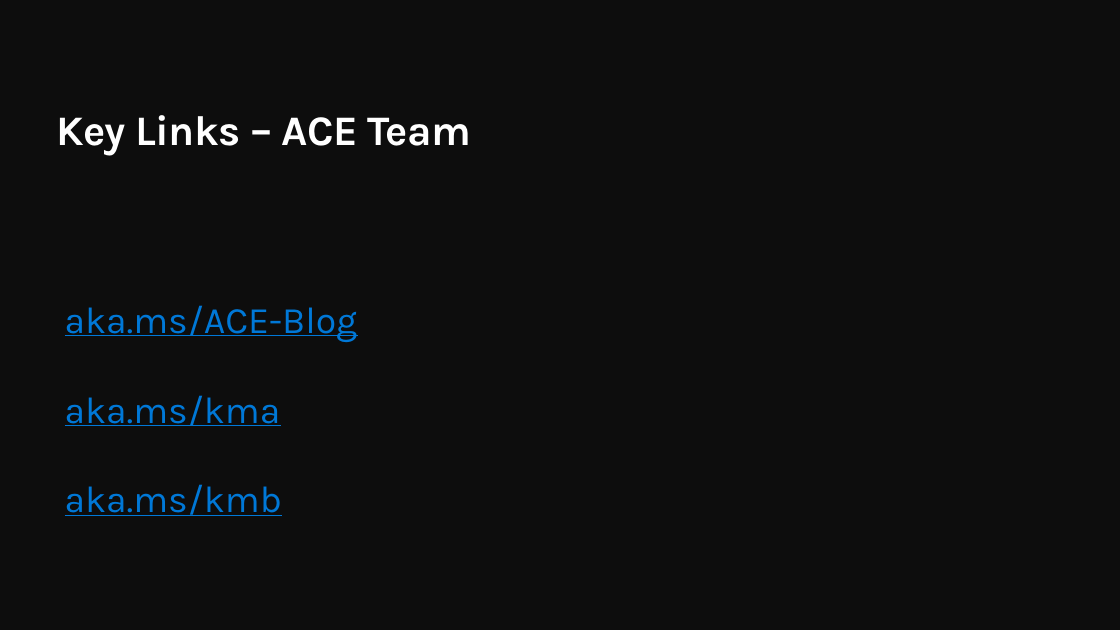
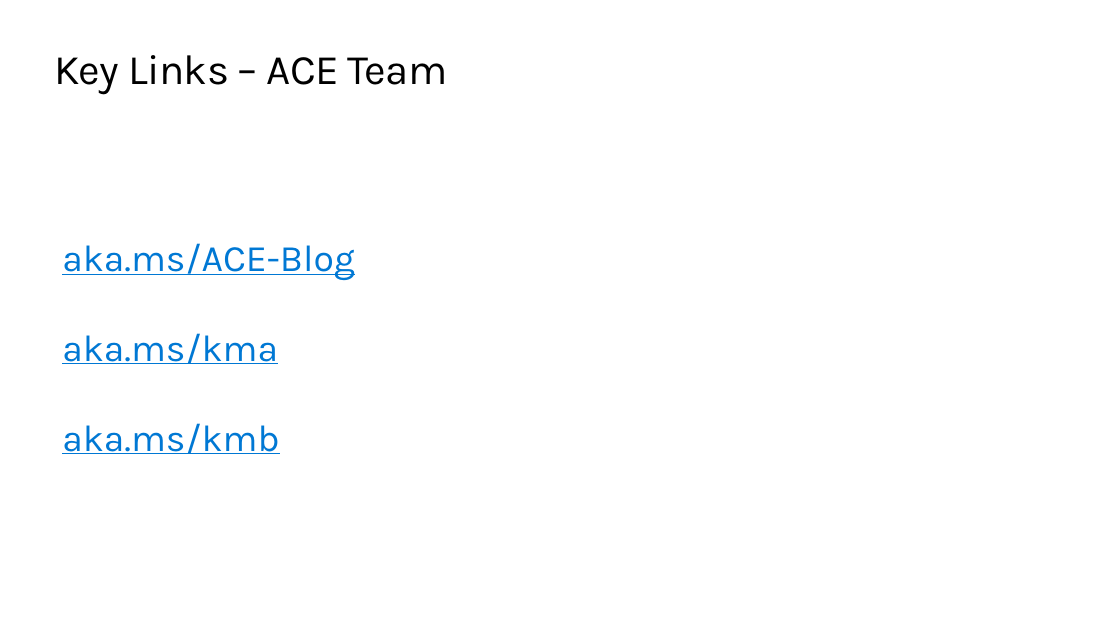
Before and after one commit to QuirkyDataScientist1978/Build-a-knowledge-mining-solution-using-Azure-AI, a slide deck: slide 13 of resources/slides/Opening.pptx (slide 11 before the commit). Drawn at 1120x630 pixels with LibreOffice and Linux fonts; fonts in the diff are those of the drawing; background and template pictures are left out. Boxes give left, top, right and bottom in pixels: in the first picture for what was removed or moved away, otherwise in the second. Text is boxed around its words. In the diff, an @@ line names an element or a change of style, - is before the commit and + after.

```diff
--- a/resources/slides/Opening.pptx
+++ b/resources/slides/Opening.pptx
@@ background #0D0D0D to #FFFFFF @@
@@ title "Key Links – ACE Team": place and size @@
-title "Key Links – ACE Team" at bbox=[56, 115, 471, 156]
+title "Key Links – ACE Team" at bbox=[54, 55, 448, 95]
@@ title "Key Links – ACE Team" at bbox=[54, 55, 448, 95]: text colour #FFFFFF to #000000, bold off; vertical alignment bottom to top @@
@@ text "aka.ms/ACE-Blog": place and size @@
-text "aka.ms/ACE-Blog" at bbox=[65, 305, 358, 516]
+text "aka.ms/ACE-Blog" at bbox=[62, 243, 355, 454]
@@ text "aka.ms/ACE-Blog" at bbox=[62, 243, 355, 454]: text colour #0078D7 to #0078D4 @@
```
Also in this commit, not shown: 13 other slides changed, 4 slides added, 2 slides removed.
